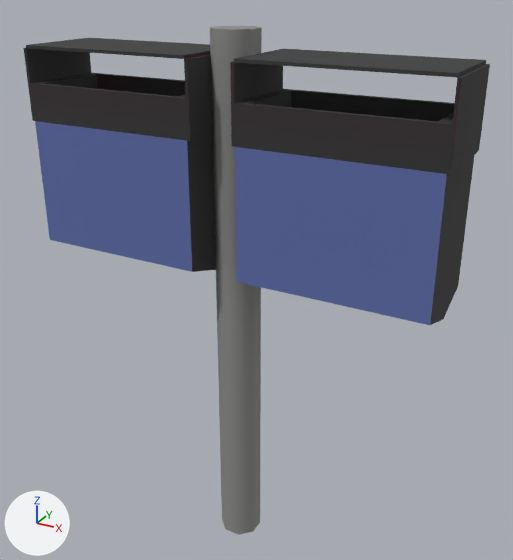
An edit to the FBX model TI3 - RockeFeller/Assets/3DAssets/DoubleTrash.fbx, drawn before and after from the same camera.
Both versions are drawn from a 50 mm camera at (0.921, -1.569, 1.658) aimed at (0.027, 0.056, 0.846). The lights are fixed; the arrows at lower left show +X, +Y and +Z. The first picture is the older version. Where no turn or scale is listed for an object, it has been applied to the vertices.

Before the edit, the objects in view are built like this:
```python
me_doubletrash = bpy.data.meshes.new('DoubleTrash')
me_doubletrash.from_pydata(...)  # 136 vertices, 133 faces; spans x -0.58..0.58, y -0.12..0.12, z 0.0..1.53
me_doubletrash.materials.append(mat_celshading)  # picture img_gradienttexture_png
# before: 0 (-0.02, 0.06, 0.0), 2 (0.02, 0.06, 0.0), 4 (0.06, 0.02, 0.0) at pixel (260, 522), 6 (0.06, -0.02, 0.0) at pixel (253, 531), 8 (0.02, -0.06, 0.0) at pixel (238, 534)
# before: 10 (-0.02, -0.06, 0.0) at pixel (225, 529), 12 (-0.06, -0.02, 0.0) at pixel (221, 519), 14 (-0.06, 0.02, 0.0)
ob_doubletrash = bpy.data.objects.new('DoubleTrash', me_doubletrash)
ob_doubletrash.location = (0.0, 0.0, 0.0)
```
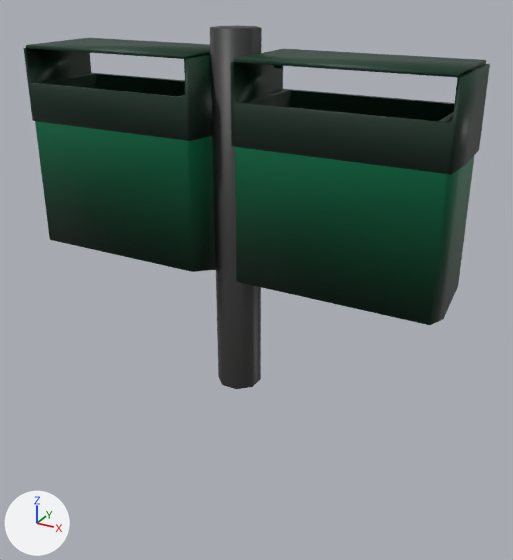
The newer file is also rescaled (x0.733), turned or shifted as a whole; pictures and numbers use the older file's frame.

What the commit changed:
Picture 'ToonShadingTextura.png' (img_toonshadingtextura_png) is new.
Material 'ToonShading' (mat_toonshading) is new.
Its texture is img_toonshadingtextura_png (with its transparency).
me_doubletrash is used by ob_doubletrash; location (0.0, 0.0, 0.0).
me_doubletrash had 136 vertices, 133 faces and spanned x -0.58..0.58, y -0.12..0.12, z 0.0..1.53.
me_doubletrash no longer uses material mat_celshading (picture img_gradienttexture_png).
me_doubletrash now has 136 vertices, 133 faces and spans x -0.58..0.58, y -0.12..0.12, z 0.54..1.53.
Part 1, on me_doubletrash:
Vertices 0, 2, 4, 6, 8, 10, 12, 14 of me_doubletrash move by (0.0, 0.0, 0.54).
me_doubletrash part 2: texture (UV) coordinates of 133 of 133 faces, centred in x -0.58..0.58, y -0.12..0.12, z 0.76..1.53, changed; they spanned u 0.44..0.6, v 0.0..0.24 and now span u 0.09..0.12, v 0.01..0.06.
me_doubletrash gains material mat_toonshading (picture img_toonshadingtextura_png).

Location of each change, (x1, y1, x2, y2) in pixels of the pictures (513 x 560 px; the box of a moved part takes in the faces that stretch with it):
'DoubleTrash', recoloured, reshaped, surface changed (darker, 29% shorter)
    before: (24, 26, 490, 535)
    after: (24, 26, 490, 389)
part 1 of me_doubletrash, moved or reshaped
    before: (210, 28, 262, 535)
    after: (210, 28, 262, 389)
part 2 of me_doubletrash, surface changed (darker)
    before: (24, 26, 490, 535)
    after: (24, 26, 490, 389)
